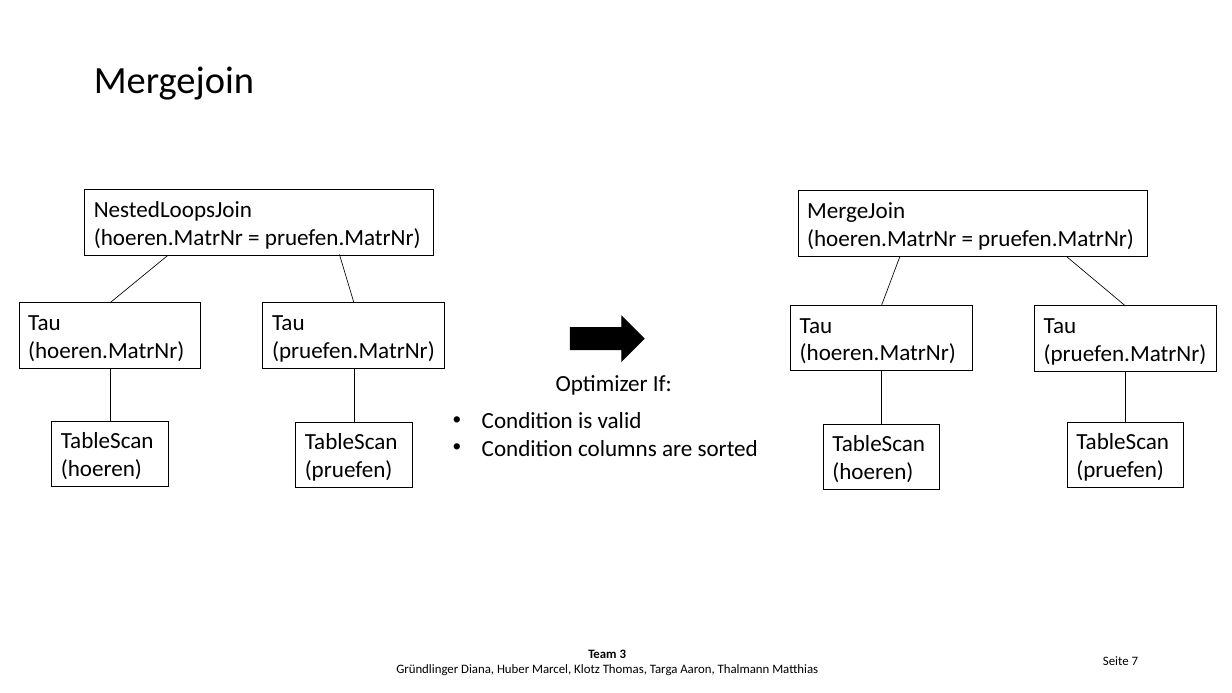
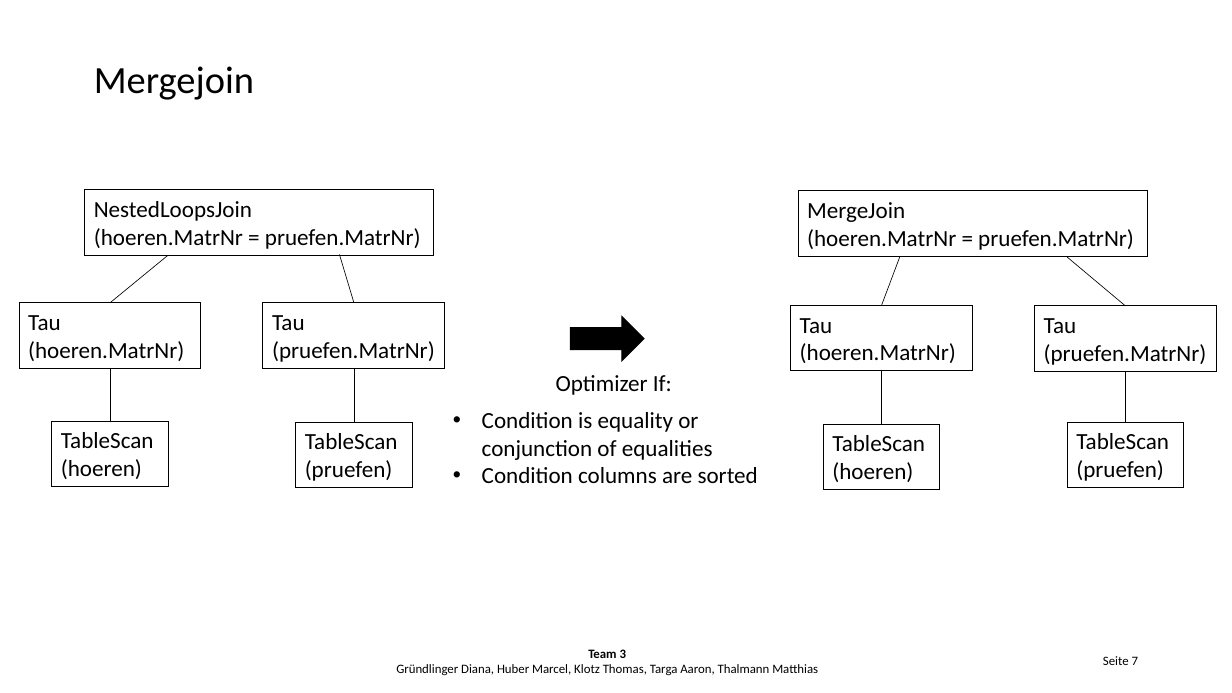
Before and after one commit to Hegl1/archimpl, a slide deck: slide 7 of tasks/task7/task7_presentation.pptx. Drawn at 1232x693 pixels with LibreOffice and Linux fonts; fonts in the diff are those of the drawing; background and template pictures are left out. Boxes give left, top, right and bottom in pixels: in the first picture for what was removed or moved away, otherwise in the second. Text is boxed around its words. In the diff, an @@ line names an element or a change of style, - is before the commit and + after.

```diff
--- a/tasks/task7/task7_presentation.pptx
+++ b/tasks/task7/task7_presentation.pptx
@@ text at (x1=482, y1=412, x2=713, y2=460): text changed @@
-• Condition is valid
+• Condition is equality or
+  conjunction of equalities
```
Also in this commit, not shown: 1 other slide changed, 1 other file.
